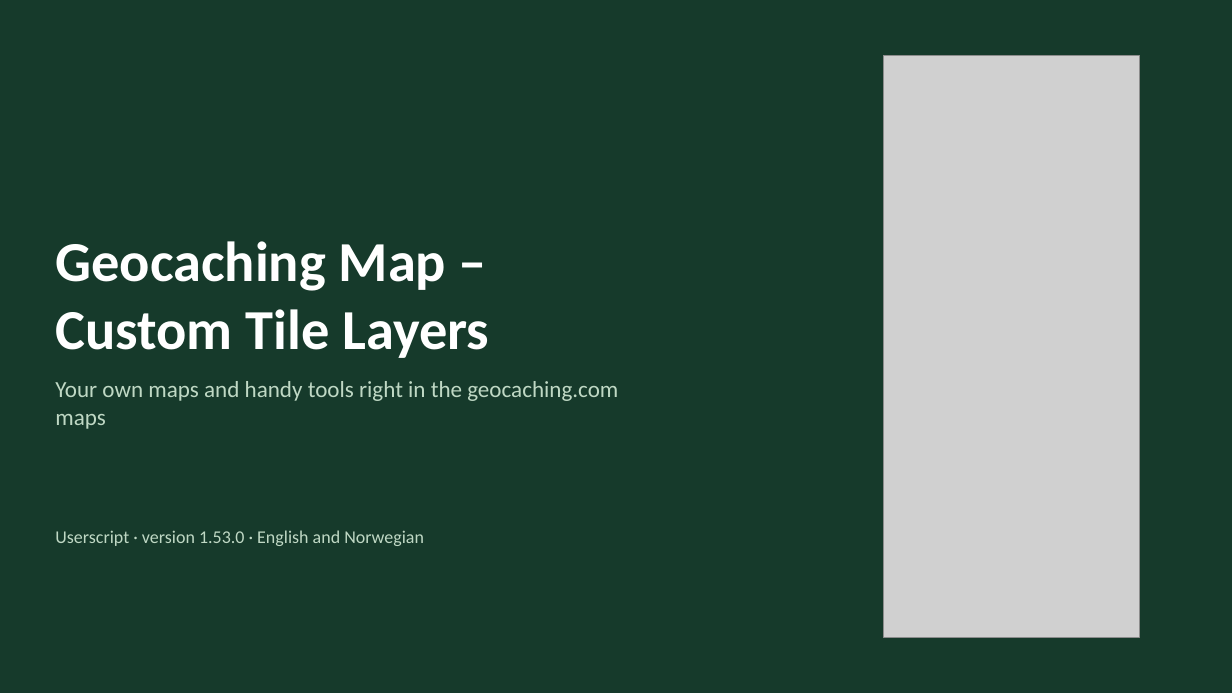
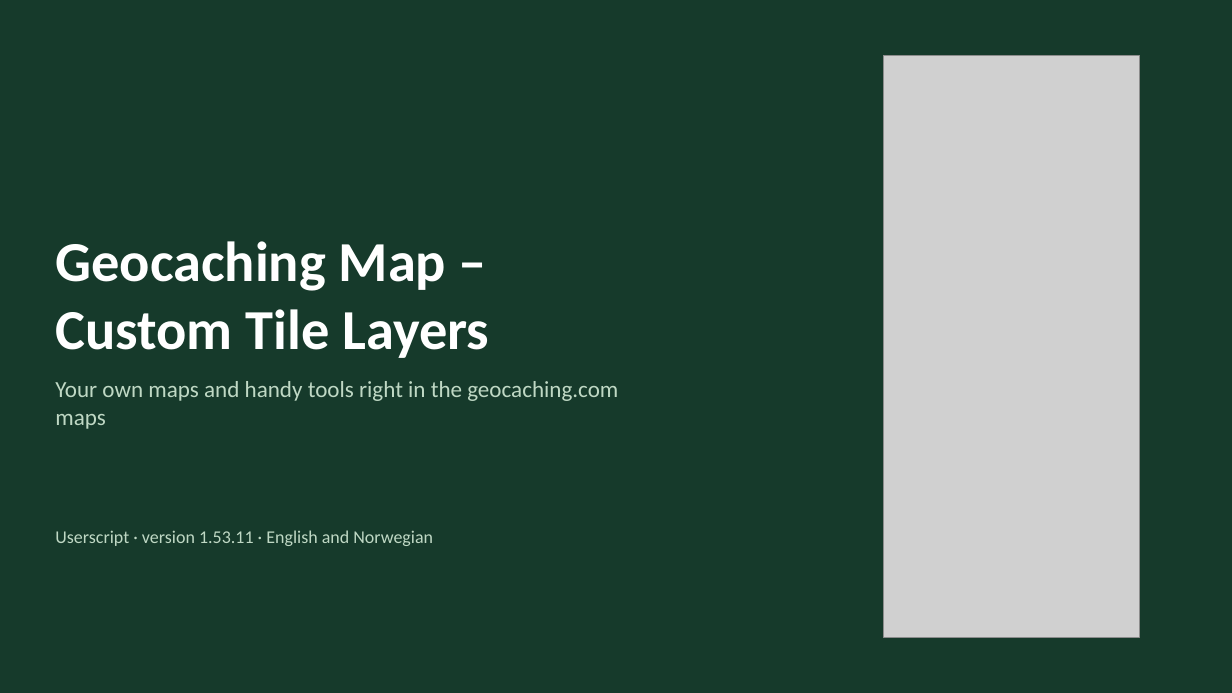
Before and after one commit to knutos/custom-tiles, a slide deck: slide 1 of docs/Geocaching-Map-Custom-Tile-Layers-Presentation.pptx. Drawn at 1232x693 pixels with LibreOffice and Linux fonts; fonts in the diff are those of the drawing; grey boxes stand for pictures. Boxes give left, top, right and bottom in pixels: in the first picture for what was removed or moved away, otherwise in the second. Text is boxed around its words. In the diff, an @@ line names an element or a change of style, - is before the commit and + after.

```diff
--- a/docs/Geocaching-Map-Custom-Tile-Layers-Presentation.pptx
+++ b/docs/Geocaching-Map-Custom-Tile-Layers-Presentation.pptx
@@ text at (x1=55, y1=530, x2=433, y2=546): text changed @@
-Userscript · version 1.53.0 · English and Norwegian
+Userscript · version 1.53.11 · English and Norwegian
```
Also in this commit, not shown: 15 other slides changed, 5 other files.
